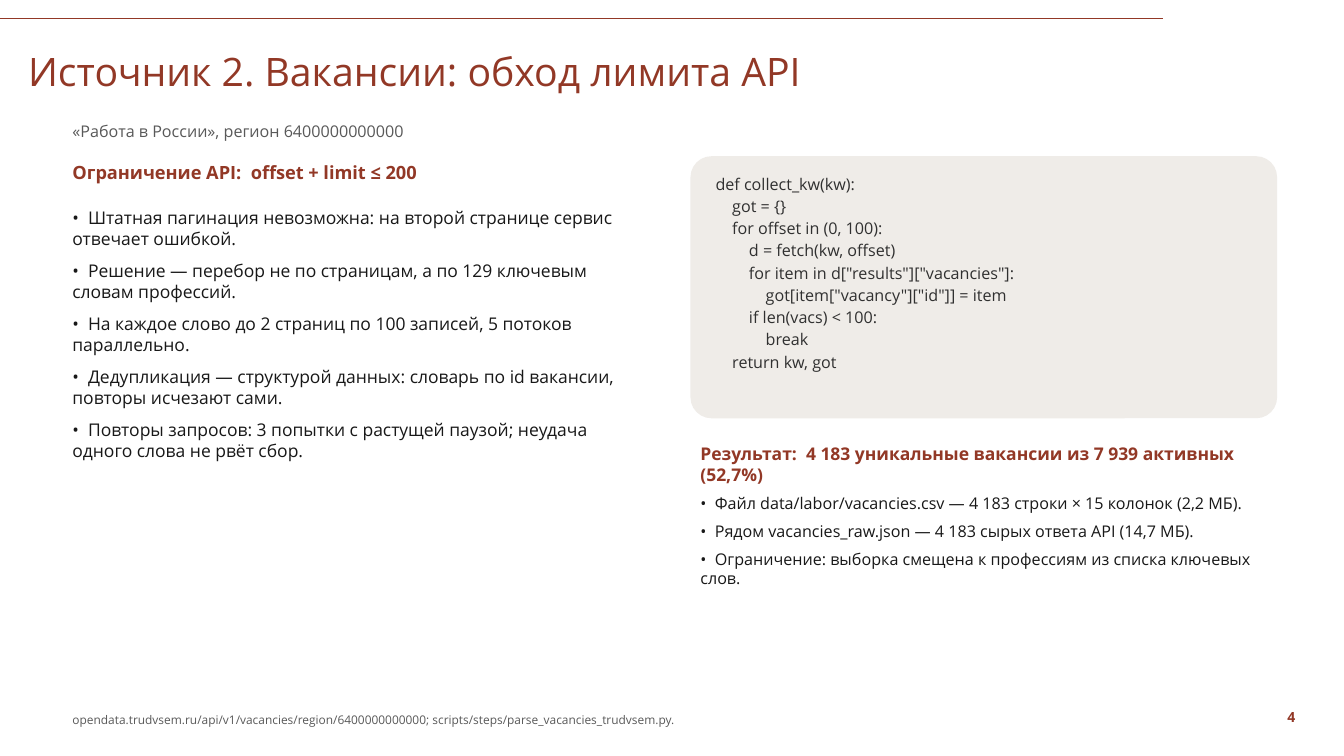
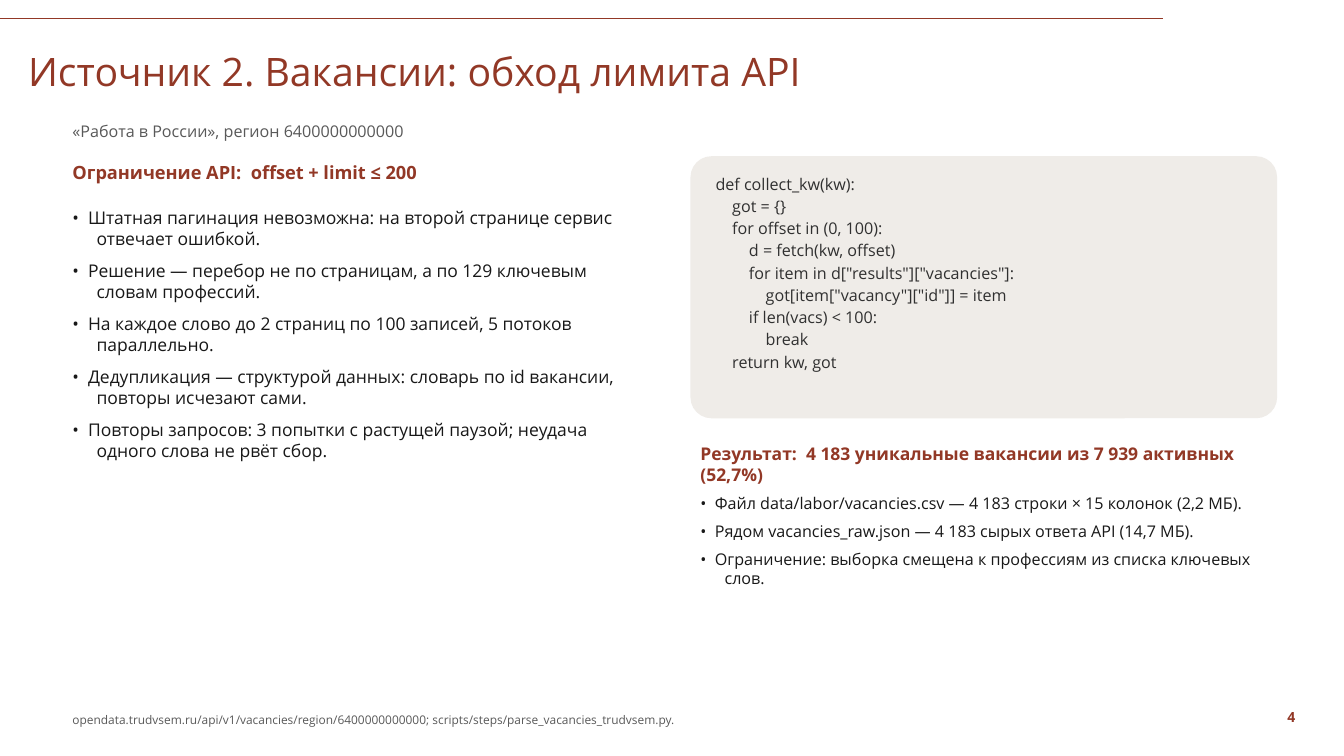
Before and after one commit to Seabas1/Analysis-of-regions, a slide deck: slide 4 of Саратовская_область_презентация_СПбГУ.pptx. Drawn at 1344x756 pixels with LibreOffice and Linux fonts; fonts in the diff are those of the drawing; background and template pictures are left out. Boxes give left, top, right and bottom in pixels: in the first picture for what was removed or moved away, otherwise in the second. Text is boxed around its words. In the diff, an @@ line names an element or a change of style, - is before the commit and + after.

```diff
--- a/Саратовская_область_презентация_СПбГУ.pptx
+++ b/Саратовская_область_презентация_СПбГУ.pptx
@@ text "• Штатная пагинация невозможна: на ..." at [88, 211, 613, 462]: indent changed @@
@@ text "• Файл data/labor/vacancies.csv — 4 ..." at [715, 496, 1251, 584]: indent changed @@
```
Also in this commit, not shown: 10 other slides changed, 2 other files.
